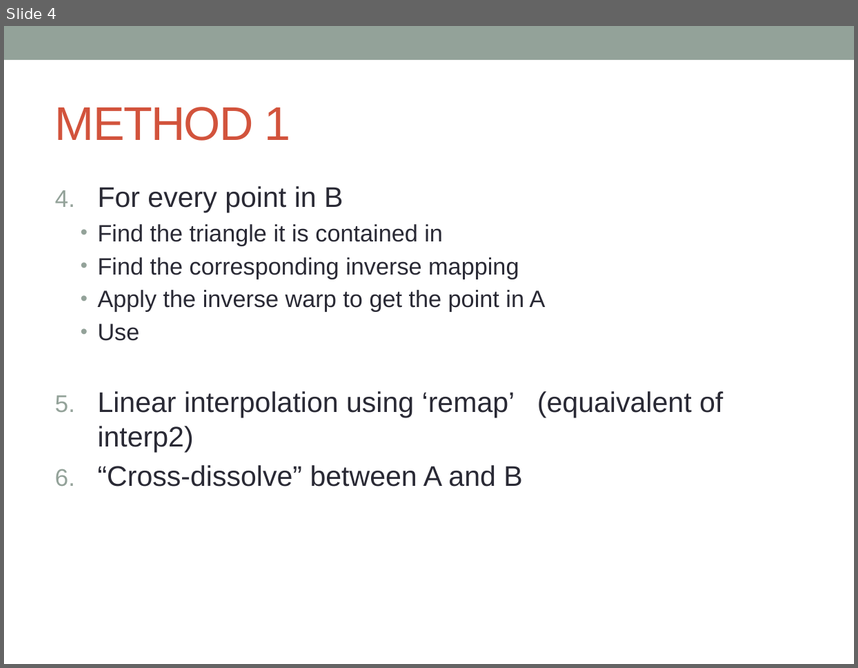
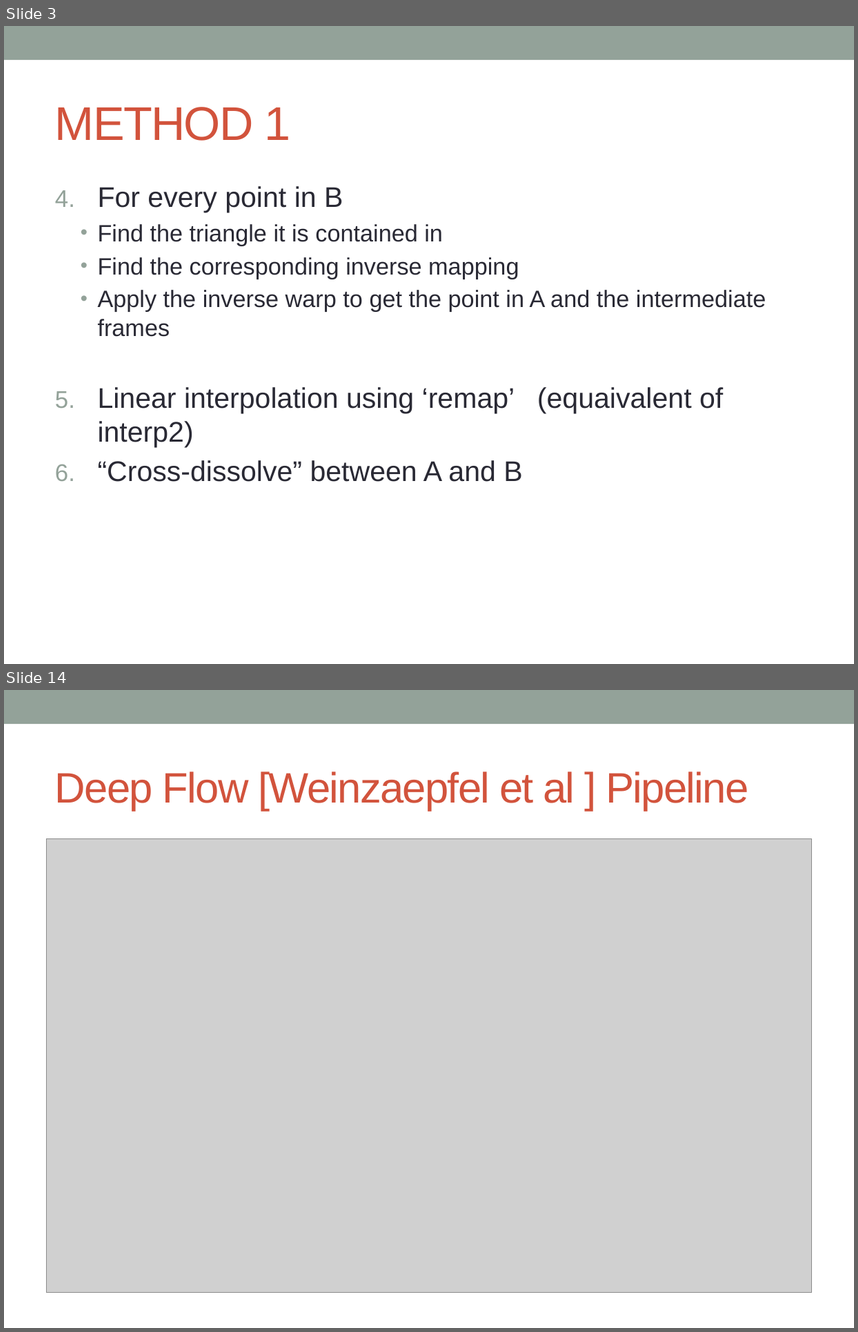
Before and after one commit to sourabhd/ProjPres, a slide deck: presentation/SloMo.pptx. Shown one above the other, each under a label of ours: slide 4 before the commit, slides 3 and 14 after it; the slides between them are not shown. The pictures are 858x668 and 858x1332 pixels, drawn with LibreOffice and Linux fonts; fonts in the diff are those of the drawing; grey boxes stand for pictures. Boxes give left, top, right and bottom in pixels: in the first picture for what was removed or moved away, otherwise in the second. Text is boxed around its words. In the diff, an @@ line names an element or a change of style, - is before the commit and + after.

Commit message:
Added more slides to optical flow

```diff
--- a/presentation/SloMo.pptx
+++ b/presentation/SloMo.pptx
@@ slide 14 added at (4,690,854,1328), background #FFFFFF; not listed: 1 template element that a slide beside it also shows @@
@@ title added at (55,771,749,811), 36 pt, text #D2533C @@
+Deep Flow [Weinzaepfel et al ] Pipeline
@@ picture added at (47,839,811,1292) @@
@@ what was slide 4 is now slide 3 @@
@@ slide 3 changed as well @@
@@ text at (98,290,766,336): text changed @@
-  • Apply the inverse warp to get the point in A
-  • Use
+  • Apply the inverse warp to get the point in A and the intermediate frames
```
Also in this commit, not shown: 1 other slide changed, 11 other slides added, 1 slide removed.
